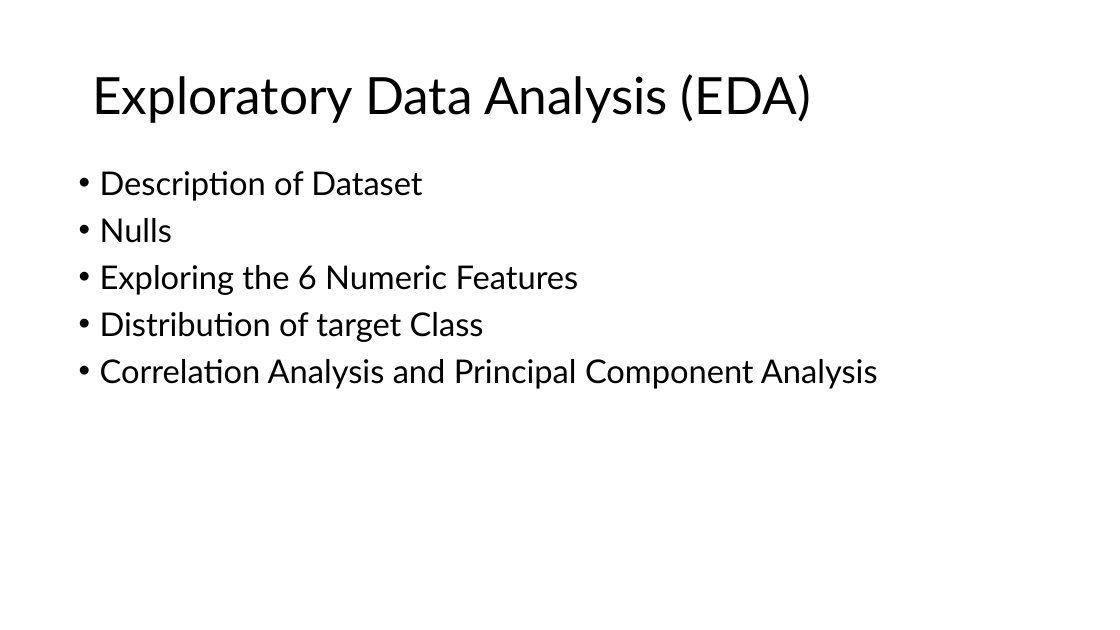
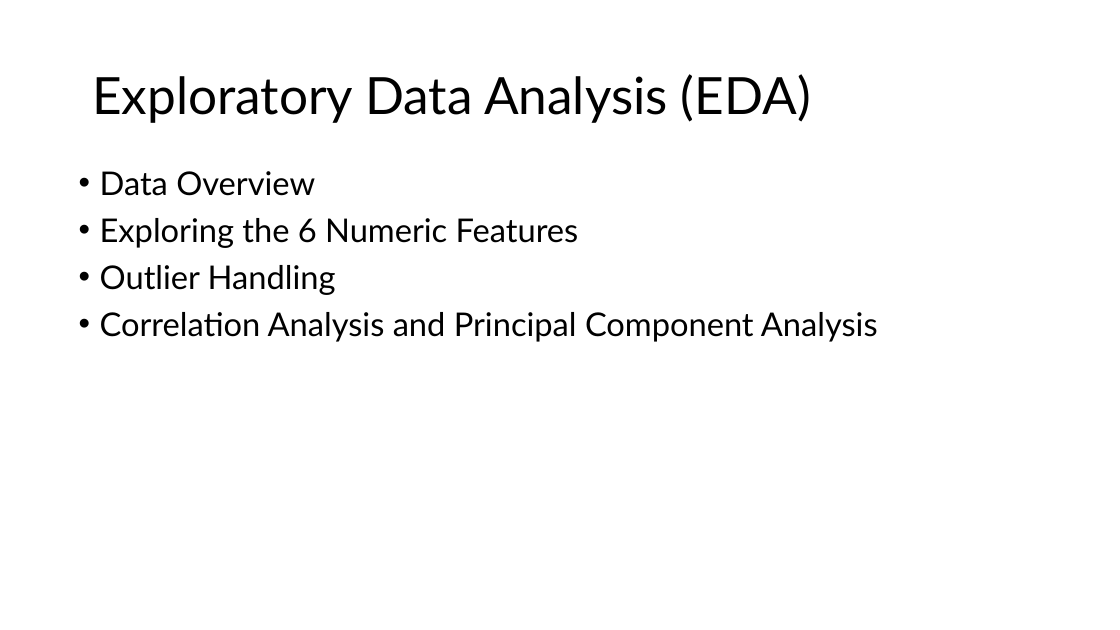
Before and after one commit to yusiGM/StrykerAI2024, a slide deck: slide 14 of SubmissionResources/StrykerSubmissionppt.pptx (slide 10 before the commit). Drawn at 1120x630 pixels with LibreOffice and Linux fonts; fonts in the diff are those of the drawing. Boxes give left, top, right and bottom in pixels: in the first picture for what was removed or moved away, otherwise in the second. Text is boxed around its words. In the diff, an @@ line names an element or a change of style, - is before the commit and + after.

```diff
--- a/SubmissionResources/StrykerSubmissionppt.pptx
+++ b/SubmissionResources/StrykerSubmissionppt.pptx
@@ text at bbox=[100, 171, 315, 196]: text changed @@
-• Description of Dataset
-• Nulls
+• Data Overview
@@ text at bbox=[100, 265, 336, 295]: text changed @@
-• Distribution of target Class
+• Outlier Handling
```
Also in this commit, not shown: 8 other slides changed, 30 slides added, 2 slides removed.
